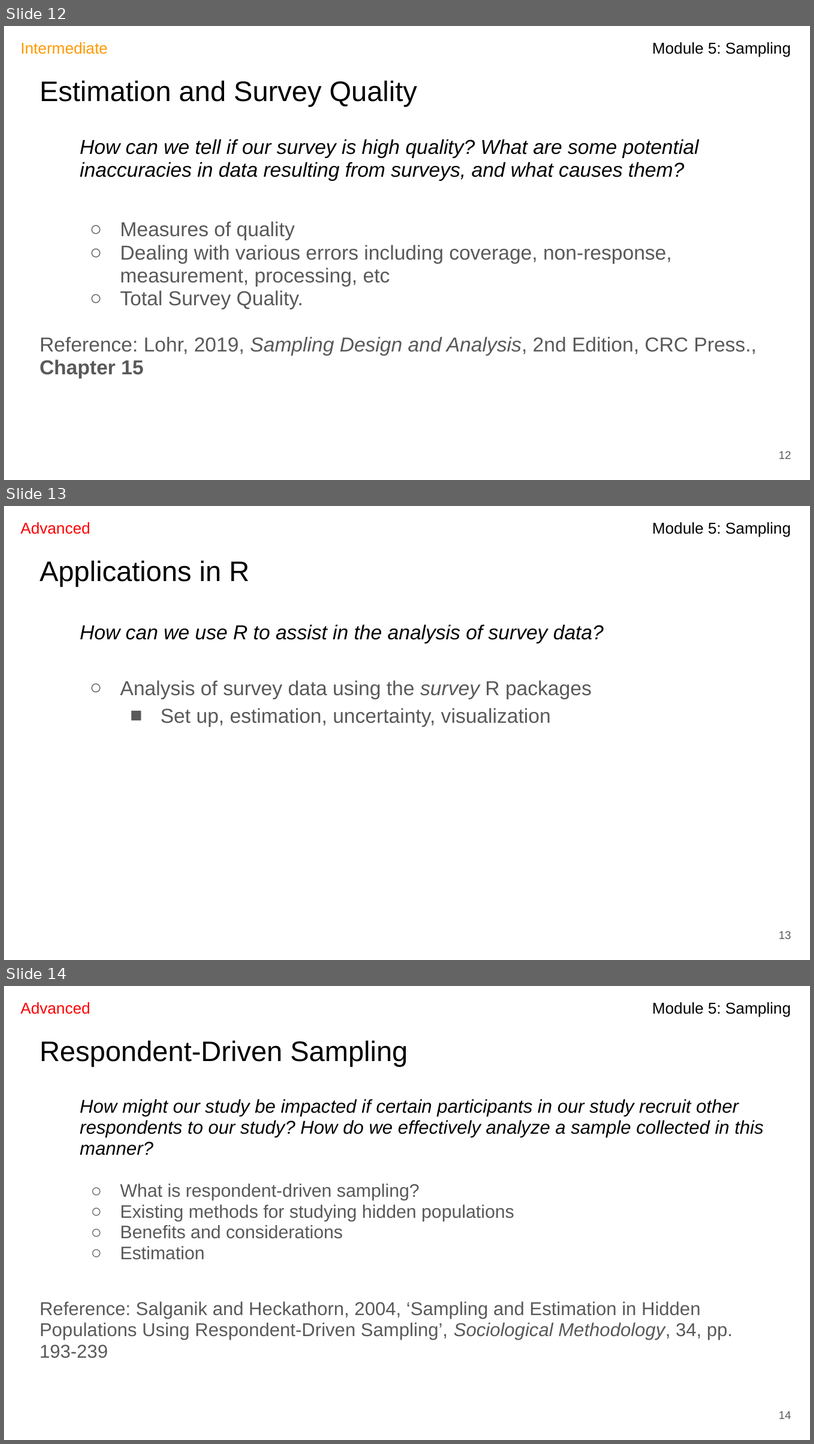
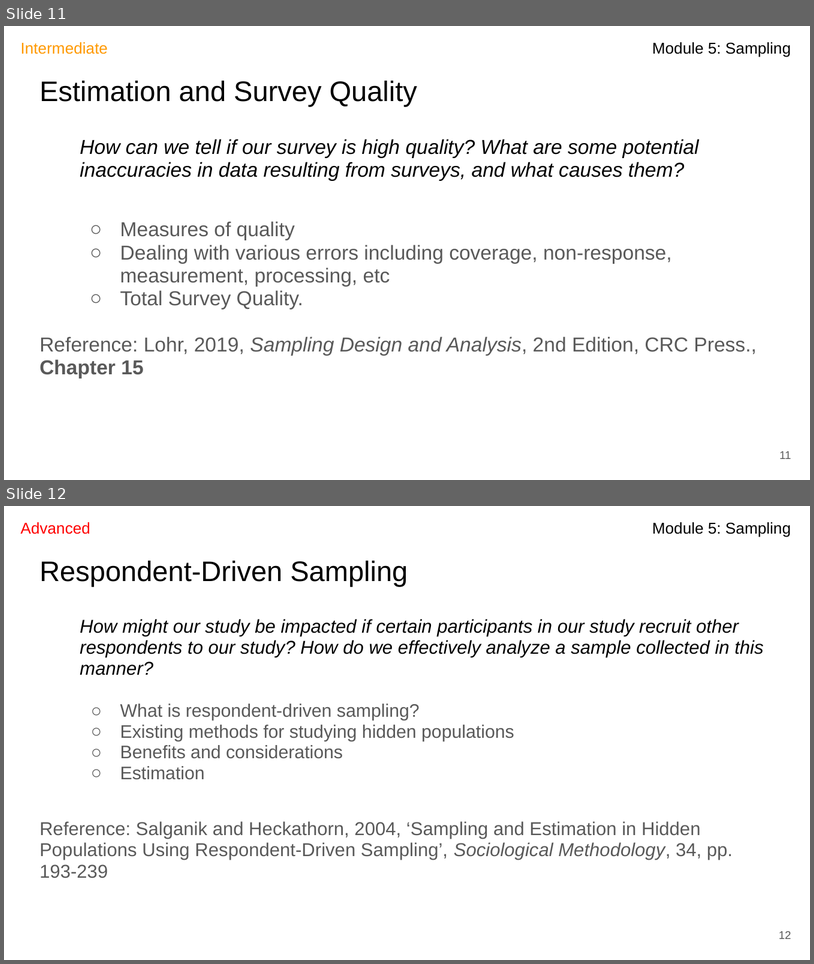
Before and after one commit to UofT-DSI/sampling, a slide deck: lectures/00-Introduction-slides.pptx. Shown one above the other, each under a label of ours: slides 12, 13 and 14 before the commit, slides 11 and 12 after it. The pictures are 814x1444 and 814x964 pixels, drawn with LibreOffice and Linux fonts; fonts in the diff are those of the drawing. Boxes give left, top, right and bottom in pixels: in the first picture for what was removed or moved away, otherwise in the second. Text is boxed around its words. In the diff, an @@ line names an element or a change of style, - is before the commit and + after.

```diff
--- a/lectures/00-Introduction-slides.pptx
+++ b/lectures/00-Introduction-slides.pptx
@@ slide 13 removed at box(4, 506, 810, 960), background #FFFFFF; not listed: 1 template element that a slide beside it also shows @@
@@ text removed at box(21, 522, 90, 534) @@
-Advanced
@@ title removed at box(39, 561, 249, 586) @@
-Applications in R
@@ text removed at box(80, 624, 604, 726) @@
-How can we use R to assist in the analysis of survey data?
-  ○ Analysis of survey data using the survey R packages
-    ■ Set up, estimation, uncertainty, visualization
@@ page number removed at box(779, 931, 792, 939) @@
-13
@@ what was slide 12 is now slide 11 @@
@@ page number at box(780, 451, 791, 459): text changed @@
-12
+11
@@ what was slide 14 is now slide 12 @@
@@ page number at box(779, 931, 792, 939): text changed @@
-14
+12
```
Also in this commit, not shown: 1 slide changed, 1 other slide removed, 21 other files.
